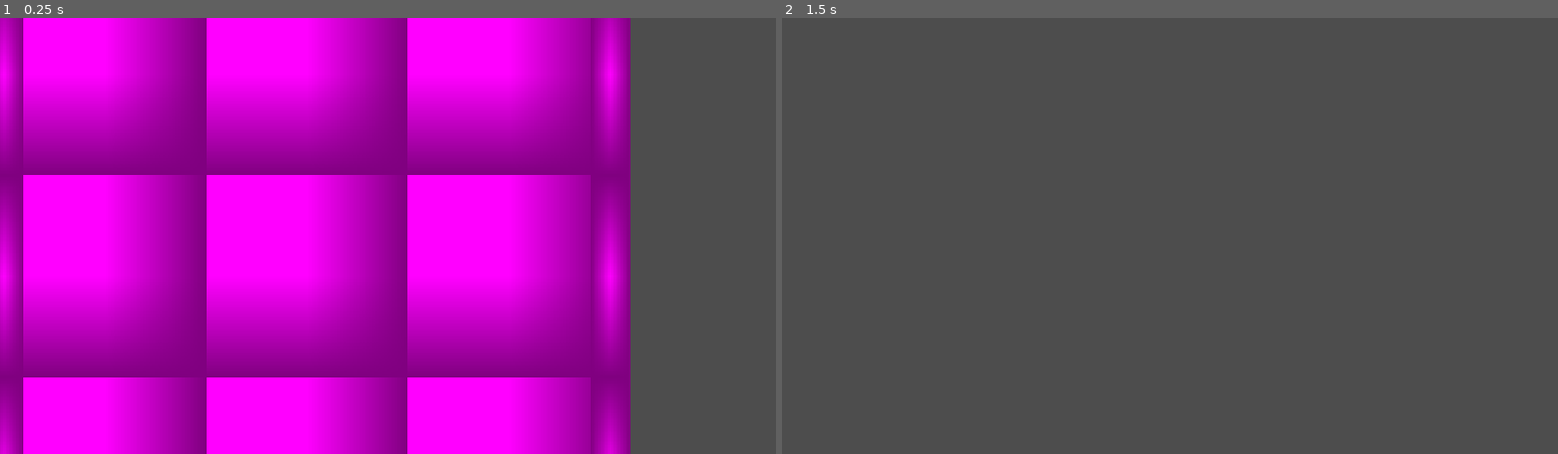
Above: before the commit, frames 1-2 (left to right).
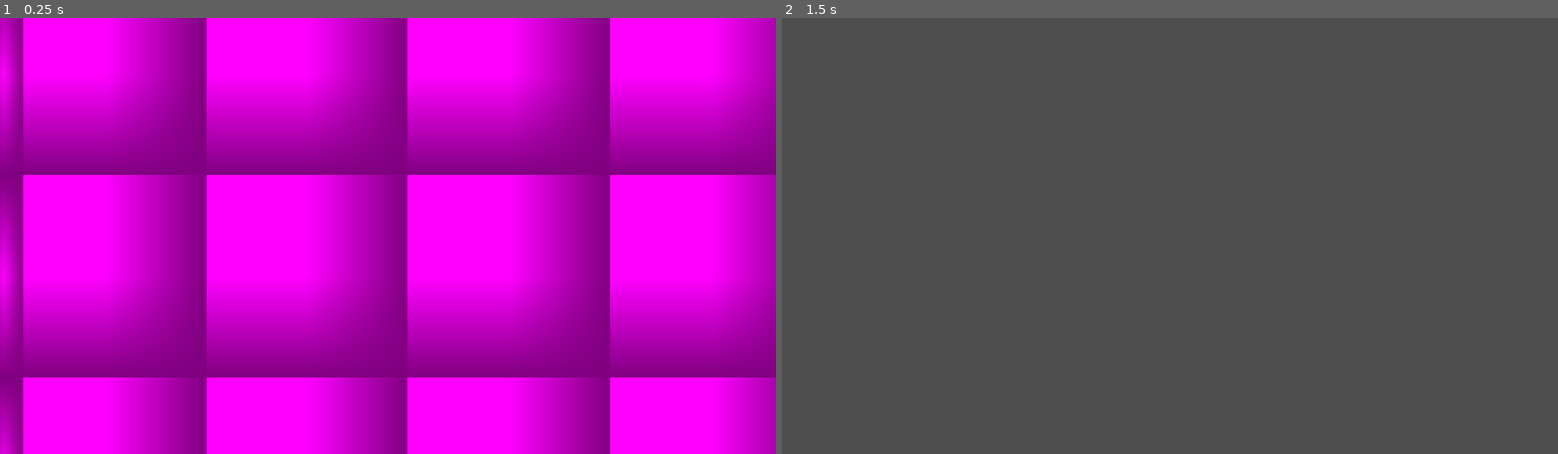
Above: after the commit, the same moments.

Repository: shieldsje-hub/Zombicide
Game: Godot game, scene res://map_generator.tscn
The game is run twice, just before and just after one commit, with the same random seed, the same clock (stepped at 60 frames per second) and the same inputs. The project has no main scene, so this scene is started directly.
Inputs:
- Up to frame 1 (0.25 s): no input
- Up to frame 2 (1.5 s): tap Enter at 0.5 s; hold A (a) 0.53-1.28 s; tap D (d) at 0.8, 1.35 s; tap Space at 1.25 s

The runs differ from the first frame. In frame 1, 22% of the frame differs, in the area x 76-100%, y 0-100%; in frame 2, nothing differs.

Commit message:
bro I started on rooms

Diff:
--- a/map_generator.gd
+++ b/map_generator.gd
@@ -1,5 +1,5 @@
 extends Node2D
-var gridsize = (3)
+var gridsize = (10)
 var maparray = []
 var squares = preload("square.tscn")
 var wall = preload("res://wall.tscn")
@@ -8,23 +8,33 @@
 var time = 0.0
 var tilesize = 10.0
 var wallsize = 2.0
+var roomnumber = int(1)
+var roomtype = int(0)
+var roomsgen = int(0)
+var tiley = float(0.0)
+var tilex = float(0.0)
+var location = Vector2(0.0, 0.0)
+var doorpos = 5
+var doornum = 0
+# 0 is 2x2, 1 is 4x2, 2 is 4x4, 3 is 4x2
 @onready var debug_camera: Camera2D = $"Debug camera"
 # Called when the node enters the scene tree for the first time.
 func _ready() -> void:
 	generate()
+	room_generate()
 	print(maparray)
 
 
 # Called every frame. 'delta' is the elapsed time since the previous frame.
 func _process(delta: float) -> void:
-	if Input.is_action_pressed("w"):
+	if Input.is_action_pressed("w"): #just to control the camera as I don't know how to do it regularly
+		debug_camera.position.y += 10 * delta * -debug_camera.zoom.x
+	if Input.is_action_pressed("s"):
 		debug_camera.position.y -= 10 * delta * -debug_camera.zoom.x
-	if Input.is_action_pressed("s"):
-		debug_camera.position.y += 10 * delta * -debug_camera.zoom.x
 	if Input.is_action_pressed("a"):
+		debug_camera.position.x += 10 * delta * -debug_camera.zoom.x
+	if Input.is_action_pressed("d"):
 		debug_camera.position.x -= 10 * delta * -debug_camera.zoom.x
-	if Input.is_action_pressed("d"):
-		debug_camera.position.x += 10 * delta * -debug_camera.zoom.x
 	if Input.is_action_pressed("p"):
 		debug_camera.zoom += Vector2(delta * 10, delta * 10)
 	if Input.is_action_pressed("o"):
@@ -40,50 +50,90 @@
 
 
 
-func generate():
+func generate(): #this code generates the floor sprites, as well as the outer wall and coordinates
 	for x in range(gridsize):
 		for y in range(gridsize):
 			var squarematch = squares.instantiate()
 			squarematch.global_position = Vector2(x * tilesize, y * tilesize)
 			squarematch.scale = Vector2(tilesize, tilesize)
 			add_child(squarematch)
-			maparray.append(Vector2(x,y))
+			maparray.append(Vector2(x * tilesize, y * tilesize))
+			tiley = squarematch.global_position.y #- tilesize/2
+			tilex = squarematch.global_position.x #- tilesize/2
 			if y == 0:
 				wallstage = 0
-				wall_generate(squarematch)
+				wall_generate()
 			if x == 0:
 				wallstage = 3
-				wall_generate(squarematch)
+				wall_generate()
 			if y == gridsize - 1:
 				wallstage = 2
-				wall_generate(squarematch)
+				wall_generate()
 			if x == gridsize - 1:
 				wallstage = 1
-				wall_generate(squarematch)
-func wall_generate(squarematch):
+				wall_generate()
+func room_generate():
+	for I in range(roomnumber):
+		roomtype = 0#randi_range(0,3) #change this to generate rooms based on set conditions
+		if roomtype == 0: #2x2
+			doornum = randi_range(0, 1)
+			for doorpos in doornum:
+				doorpos = randi_range(0,3)
+			if roomsgen == 0:
+				tiley = 0.0
+				tilex = 0.0
+				wallstage = 1
+			else:
+				var positions = maparray.filter(
+				func(pos):
+					return pos.x <= (gridsize - 3) * tilesize and pos.y <= (gridsize - 3) * tilesize)
+				location = positions.pick_random()
+				print(location)
+				roomsgen += 1
+		elif roomtype == 1: #4x2
+			if roomsgen == 0:
+				pass
+		elif roomtype == 2: #4x4
+			if roomsgen == 0:
+				pass
+		elif roomtype == 3: #2x4
+			if roomsgen == 0:
+				pass
+func wall_generate(): #as of now this generates walls around the grid based on conditions set by generate()
 	var newwall = wall.instantiate()
 	if wallstage == 0:
-		newwall.global_position.y = squarematch.global_position.y - (squarematch.scale.y / 2)
-		newwall.scale.x = tilesize
-		newwall.scale.y = wallsize
-		newwall.global_position.x = squarematch.global_position.x
-		add_child(newwall)
+		if doorpos == 0:
+			pass
+		else:
+			newwall.global_position.y = tiley - (tilesize / 2)
+			newwall.scale.x = tilesize
+			newwall.scale.y = wallsize
+			newwall.global_position.x = tilex
+			add_child(newwall)
 	elif wallstage == 1:
-		newwall.global_position.x = squarematch.global_position.x + (squarematch.scale.x / 2)
-		newwall.scale.y = tilesize
-		newwall.scale.x = wallsize
-		newwall.global_position.y = squarematch.global_position.y
-		add_child(newwall)
+		if doorpos == 1:
+			pass
+		else:
+			newwall.global_position.x = tilex + (tilesize / 2)
+			newwall.scale.y = tilesize
+			newwall.scale.x = wallsize
+			newwall.global_position.y = tiley
+			add_child(newwall)
 	elif wallstage == 2:
-
-		newwall.global_position.y = squarematch.global_position.y + (squarematch.scale.y / 2)
-		newwall.scale.x = tilesize
-		newwall.scale.y = wallsize
-		newwall.global_position.x = squarematch.global_position.x
-		add_child(newwall)
+		if doorpos == 2:
+			pass
+		else:
+			newwall.global_position.y = tiley + (tilesize / 2)
+			newwall.scale.x = tilesize
+			newwall.scale.y = wallsize
+			newwall.global_position.x = tilex
+			add_child(newwall)
 	elif wallstage == 3:
-		newwall.global_position.x = squarematch.global_position.x - (squarematch.scale.x / 2)
-		newwall.scale.y = tilesize
-		newwall.scale.x = wallsize
-		newwall.global_position.y = squarematch.global_position.y
-		add_child(newwall)
+		if doorpos == 3:
+			pass
+		else:
+			newwall.global_position.x = tilex - (tilesize / 2)
+			newwall.scale.y = tilesize
+			newwall.scale.x = wallsize
+			newwall.global_position.y = tiley
+			add_child(newwall)
Not shown: 1 places in map_generator.tscn that only renumber resources
